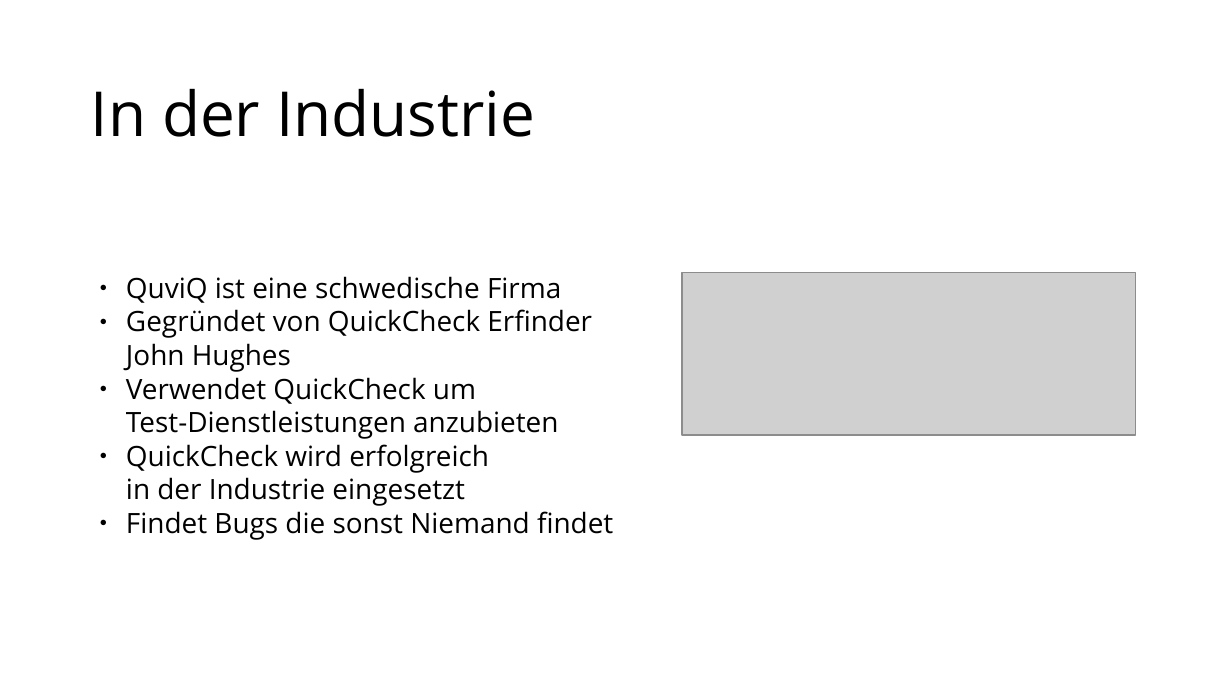
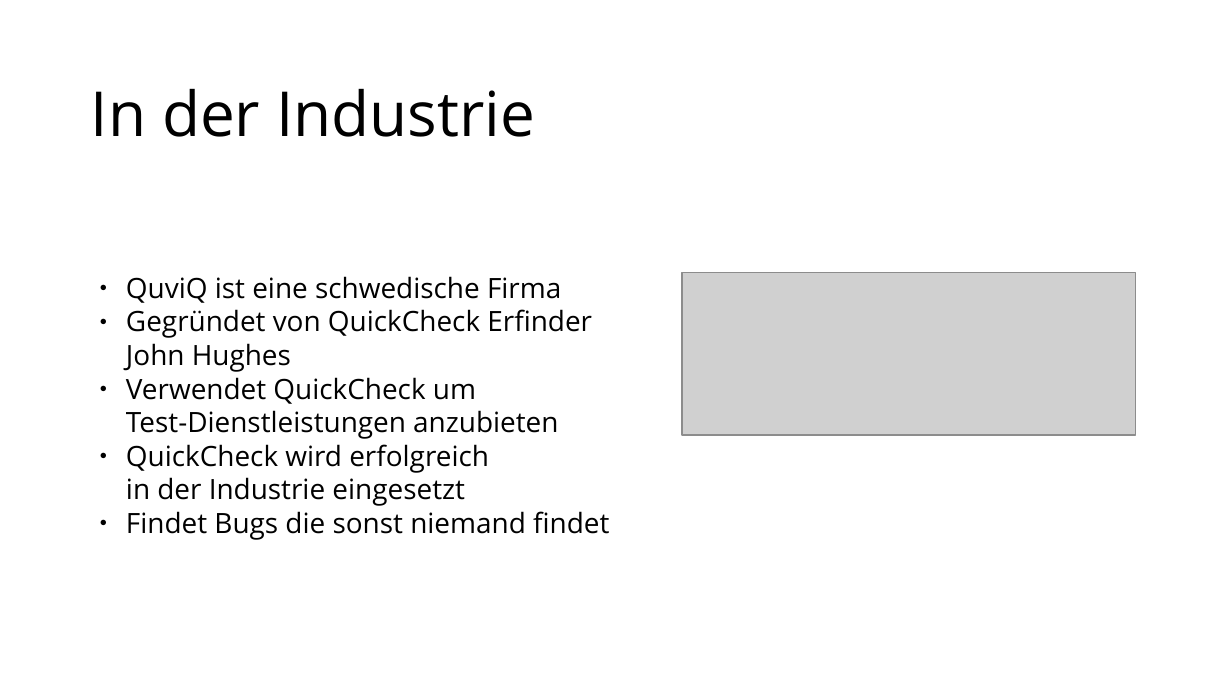
Before and after one commit to MoritzGoeckel/QuickCheck_Experiments, a slide deck: slide 16 of Praesentation.odp (slide 14 before the commit). Drawn at 1232x693 pixels with LibreOffice and Linux fonts; fonts in the diff are those of the drawing; grey boxes stand for pictures. Boxes give left, top, right and bottom in pixels: in the first picture for what was removed or moved away, otherwise in the second. Text is boxed around its words. In the diff, an @@ line names an element or a change of style, - is before the commit and + after.

```diff
--- a/Praesentation.odp
+++ b/Praesentation.odp
@@ text at [126,511,609,540]: text changed @@
-● Findet Bugs die sonst Niemand findet
+● Findet Bugs die sonst niemand findet
```
Also in this commit, not shown: 3 other slides changed, 2 slides added, 1 other file.
